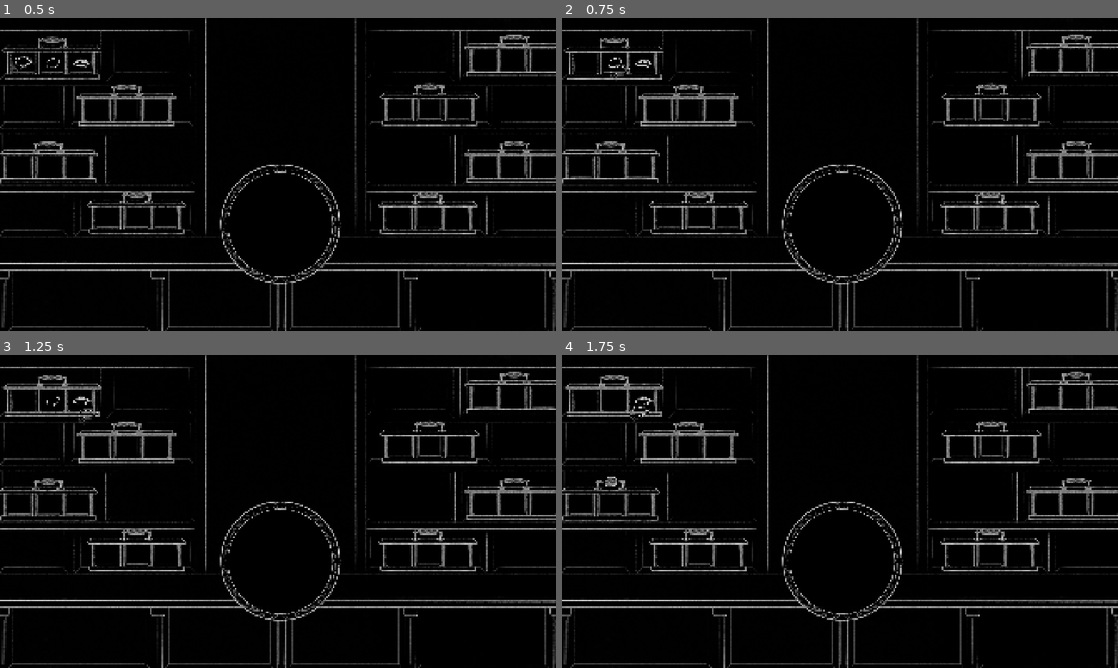
Above: before the commit, frames 1-4 (two rows, left to right).
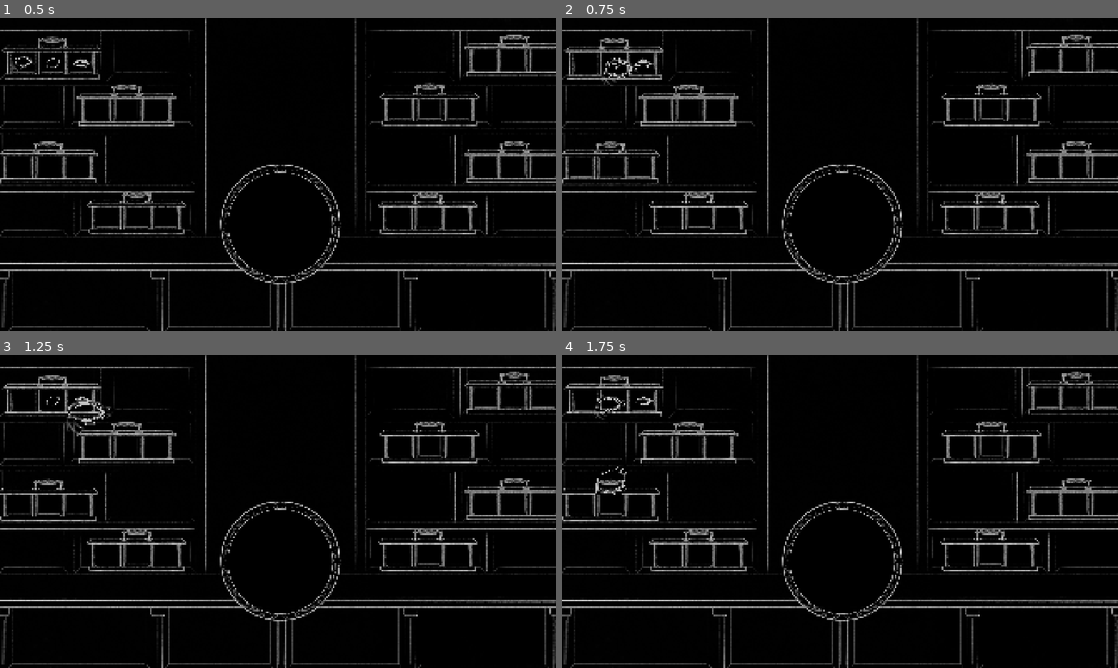
Above: after the commit, the same moments.

Repository: MarkusSecundus/Gamestudies-Experiment
Game: Godot game, scene res://scenes/MainScene.tscn
Same seed, same stepped clock (60 frames per second), same inputs: the game is played once before the commit and once after it. Sound files missing from this copy of the repository are replaced by a short silence.
Inputs (mouse positions are in pixels of both pictures, inside the frame that each line leads up to):
- Up to frame 1 (0.5 s): no input
- Up to frame 2 (0.75 s): drag from (584, 61) to (689, 86) at 0.52 s
- Up to frame 3 (1.25 s): no input
- Up to frame 4 (1.75 s): drag from (617, 398) to (612, 480) at 1.27 s

Frame 1 is identical in both runs. In frame 2, 1.5% of the frame differs, in the area x 0-100%, y 5-70%; in frame 3, 2.3%; in frame 4, 2.4%.

Commit message:
eye dragging - minor fixes

Diff:
--- a/scripts/AbstractGrabbable.gd
+++ b/scripts/AbstractGrabbable.gd
@@ -19,14 +19,17 @@
 func _process(delta: float) -> void:
 	const INTERPOLATION_FACTOR = 2
 
+	var drag_was_performed = false
 	if Input.is_mouse_button_pressed(MOUSE_BUTTON_LEFT):
 		if _is_being_grabbed:
 			self.global_position = get_viewport().get_mouse_position() + move_offset
+			drag_was_performed = true
 	else:
 		var was_being_grabbed = _is_being_grabbed
 		_is_being_grabbed = false
 		if was_being_grabbed:
 			on_drag_end()
+	if not drag_was_performed:
 		var position_difference = get_position_difference()
 		self.global_position += (position_difference * INTERPOLATION_FACTOR * delta)
 
--- a/scripts/EyePart.gd
+++ b/scripts/EyePart.gd
@@ -18,8 +18,12 @@
 	super._process(delta)
 
 	var target_anchor := EyePiedestal.INSTANCE.get_anchor(self)
-	var distance_to_anchor := self.get_only_anchor().distance_to(target_anchor)
-	var t = clampf(distance_to_anchor, 0, EyePiedestal.INSTANCE.active_distance) / EyePiedestal.INSTANCE.active_distance
+	var distance_to_target_anchor := self.get_only_anchor().distance_to(target_anchor)
+	var distance_to_home_anchor := self.get_only_anchor().distance_to(_holder_anchor.global_position)
+	#var distance_between_home_and_target_anchor := target_anchor.distance_to(_holder_anchor.global_position)
+	var target_t = clampf(distance_to_target_anchor, 0, EyePiedestal.INSTANCE.active_distance) / EyePiedestal.INSTANCE.active_distance
+	var home_t = 1.0 - (clampf(distance_to_home_anchor, 0, EyePiedestal.INSTANCE.active_distance) / EyePiedestal.INSTANCE.active_distance)
+	var t = lerpf(home_t, target_t, distance_to_home_anchor / (distance_to_target_anchor + distance_to_home_anchor))
 	var scale_multiplier := lerpf(EyePiedestal.INSTANCE.max_scale, 1.0, t)
 	var new_scale := _original_scale * scale_multiplier
 	if new_scale.x > self.scale.x:
